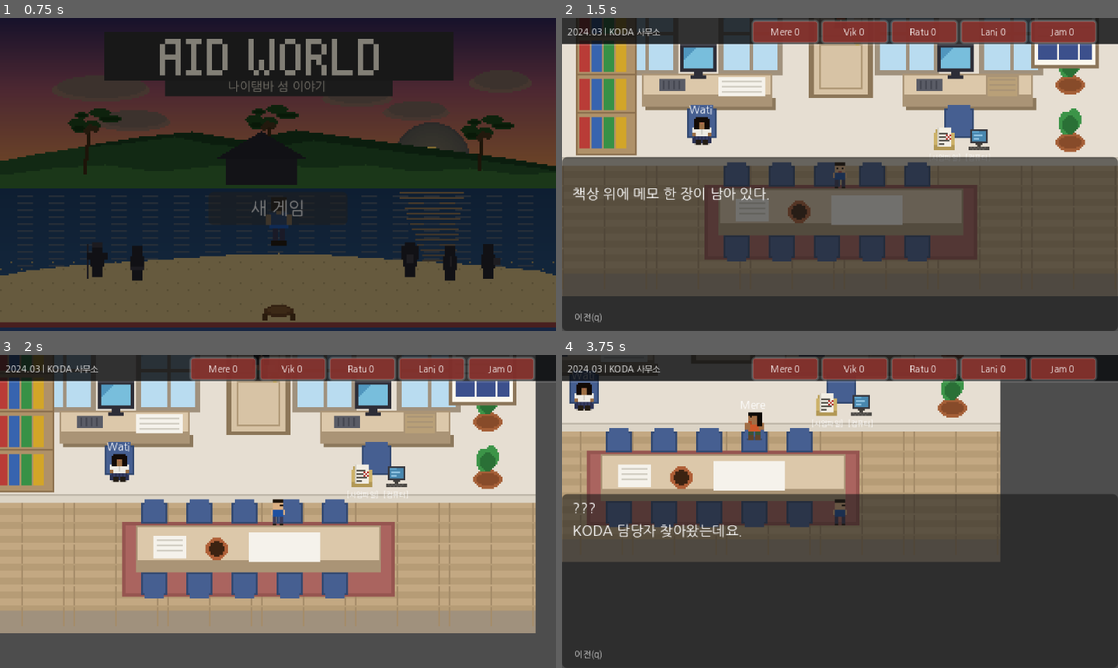
Above: before the commit, frames 1-4 (two rows, left to right).
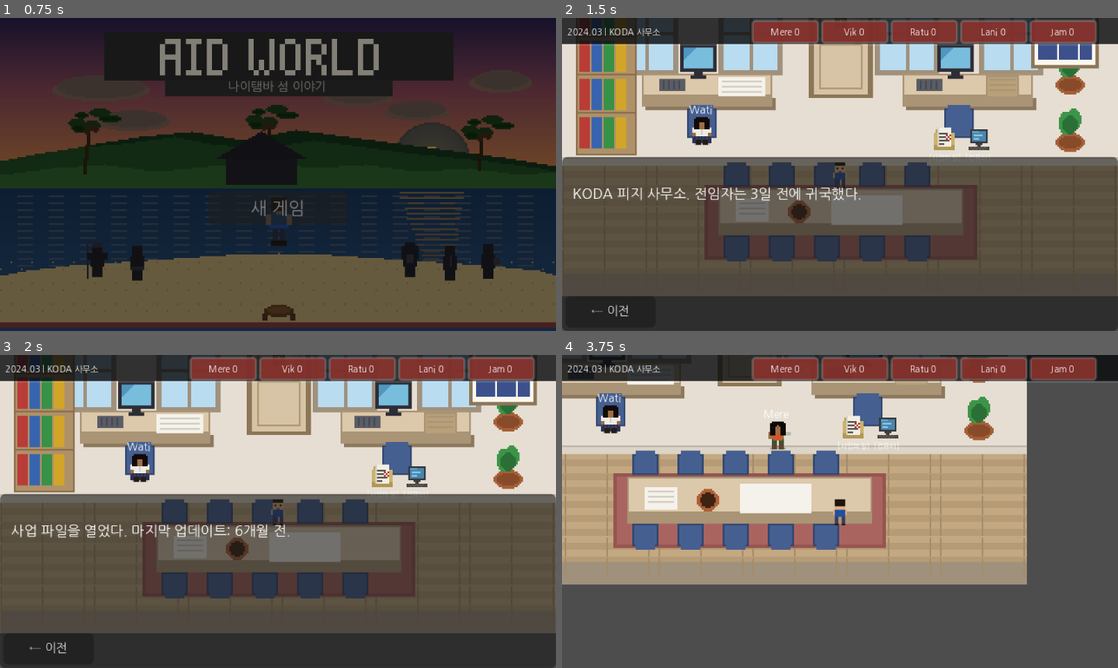
Above: after the commit, the same moments.

Repository: amnotyoung/idc-game
Game: Godot game, scene res://scenes/ui/title_screen.tscn
The game is run twice, just before and just after one commit, with the same random seed, the same clock (stepped at 60 frames per second) and the same inputs.
Inputs (mouse positions are in pixels of both pictures, inside the frame that each line leads up to):
- Up to frame 1 (0.75 s): click "새 게임" at 0.5 s
- Up to frame 2 (1.5 s): tap Enter (ui_accept) at 1.25 s; move the mouse to (962, 158) at 1.27 s; hold Right (ui_right) from 1.28 s (still down); hold Shift from 1.28 s (still down); click (962, 158) at 1.42 s
- Up to frame 3 (2 s): keep holding Right (ui_right); keep holding Shift; tap Enter (ui_accept) at 1.52, 1.55, 1.82 s
- Up to frame 4 (3.75 s): move the mouse to (728, 527) at 2.02 s; release Right (ui_right) at 2.03 s; release Shift at 2.03 s; hold Down (ui_down) 2.03-2.78 s; tap Enter (ui_accept) at 2.1, 2.27, 2.57, 3.05 s; click (728, 527) at 2.17 s; tap Shift at 2.3 s; move the mouse to (895, 442) at 2.77 s; hold Right (ui_right) 2.78-3.53 s; hold Shift 2.78-3.53 s; click (895, 442) at 2.92 s; move the mouse to (812, 574) at 3.52 s; hold Up (ui_up) from 3.53 s (still down); tap Q at 3.6 s; click (812, 574) at 3.67 s

Frame 1 is identical in both runs. In frame 2, 1.1% of the frame differs, in the area x 1-63%, y 3-98%; in frame 3, 72%; in frame 4, 75%, in the area x 0-100%, y 0-100%.

Commit message:
모바일 탭 이동 재설계 + freeze·이전버튼 버그 수정
모바일 컨트롤을 탭 기반으로 재설계:
- 화면 탭으로 이동, NPC 탭하면 다가가 대화 (D-pad/A 오버레이 제거)
- 데스크톱 마우스 클릭 이동도 지원, 웹 터치는 ScreenTouch 직접 처리
- MobileControls autoload 및 관련 README 조작 안내 정리

버그 수정:
- 대화창 '이전' 버튼 클릭이 advance 로 새던 문제: 마우스/터치 진행을
  _unhandled_input 으로 옮겨 버튼이 클릭을 먼저 소비하도록
- 배 이동(sea_cut) 후 섬 재진입 freeze: 무한 tween 을 node-bound 로
  바꿔 죽은 노드 접근 방지 (status_bar 펄스도 동일 예방)
- '이전' 버튼 터치 영역 확대

Co-Authored-By: Claude Opus 4.8 (1M context) <noreply@anthropic.com>

Diff:
--- a/project.godot
+++ b/project.godot
@@ -26,7 +26,6 @@
 TrustManager="*res://scripts/systems/trust_manager.gd"
 SceneManager="*res://scenes/systems/scene_manager.tscn"
 MobileInput="*res://scripts/systems/mobile_input.gd"
-MobileControls="*res://scenes/ui/mobile_controls.tscn"
 
 [display]
 
--- a/scenes/ui/dialogue_box.tscn
+++ b/scenes/ui/dialogue_box.tscn
@@ -42,11 +42,10 @@
 anchor_right = 0.0
 anchor_bottom = 1.0
 offset_left = 2.0
-offset_top = -15.0
-offset_right = 30.0
-offset_bottom = -3.0
-text = "이전(q)"
-theme_override_font_sizes/font_size = 5
-flat = true
+offset_top = -20.0
+offset_right = 54.0
+offset_bottom = -2.0
+text = "← 이전"
+theme_override_font_sizes/font_size = 7
 visible = false
 tooltip_text = "뒤로 (Q)"
--- a/scripts/player/player.gd
+++ b/scripts/player/player.gd
@@ -7,43 +7,137 @@
 @onready var sprite: Sprite2D = $Sprite
 
 # 스프라이트시트 열 순서: 0=하, 1=좌, 2=우, 3=상
-const DIR_FRAME = {
-	"down":  0,
-	"left":  1,
-	"right": 2,
-	"up":    3,
-}
+const DIR_FRAME = {"down": 0, "left": 1, "right": 2, "up": 3}
 
 var _facing: Vector2 = Vector2.DOWN
 
+# 탭/클릭 이동 목표 (모바일 탭 이동 + 데스크톱 마우스 클릭 이동)
+var _has_target: bool = false
+var _move_target: Vector2 = Vector2.ZERO
+var _target_interactable: Node = null
+
 func _ready() -> void:
 	add_to_group("player")
-	MobileInput.accept_pressed.connect(_on_mobile_accept_pressed)
 
 func _physics_process(_delta: float) -> void:
 	if DialogueManager.is_active:
 		velocity = Vector2.ZERO
+		_has_target = false
+		_target_interactable = null
 		return
 
-	var keyboard_direction := Vector2(
+	# 키보드 입력이 있으면 방향 이동이 우선 (탭 목표 취소)
+	var kbd := Vector2(
 		Input.get_axis("ui_left", "ui_right"),
 		Input.get_axis("ui_up", "ui_down")
 	).normalized()
-	var touch_direction := MobileInput.move_vector
-	var direction := touch_direction if touch_direction != Vector2.ZERO else keyboard_direction
 
-	if direction != Vector2.ZERO:
-		_facing = direction
+	if kbd != Vector2.ZERO:
+		_has_target = false
+		_target_interactable = null
+		_facing = kbd
 		interact_ray.target_position = _facing * 14.0
 		_update_sprite()
+		var speed := WALK_SPEED if Input.is_key_pressed(KEY_SHIFT) else RUN_SPEED
+		velocity = kbd * speed
+		move_and_slide()
+	elif _has_target:
+		_move_toward_target()
+	else:
+		velocity = Vector2.ZERO
+		move_and_slide()
 
-	var speed = WALK_SPEED if Input.is_key_pressed(KEY_SHIFT) else RUN_SPEED
-	velocity = direction * speed
+## 탭/클릭으로 지정한 목표를 향해 이동. 상호작용 대상이면 도착 후 말 걸기.
+func _move_toward_target() -> void:
+	var to := _move_target - global_position
+	var dist := to.length()
+	# 대상(NPC/사물)이면 조금 떨어진 곳에서 멈춰 말 걸고, 빈 땅이면 거의 도착까지
+	var stop_dist := 14.0 if _target_interactable != null else 3.0
+	if dist <= stop_dist:
+		velocity = Vector2.ZERO
+		move_and_slide()
+		var target := _target_interactable
+		_has_target = false
+		_target_interactable = null
+		if target != null and is_instance_valid(target) and target.has_method("interact"):
+			_face_toward(target.global_position)
+			target.interact()
+		return
+
+	var dir := to.normalized()
+	_facing = dir
+	interact_ray.target_position = _facing * 14.0
+	_update_sprite()
+	velocity = dir * RUN_SPEED
 	move_and_slide()
+	# 벽에 막혀 더 나아가지 못하면 목표 포기 (무한정 벽에 비비기 방지)
+	if get_real_velocity().length() < 3.0:
+		_has_target = false
+		_target_interactable = null
+
+func _unhandled_input(event: InputEvent) -> void:
+	# 대화 중 입력(진행/뒤로/선택)은 dialogue_box 가 처리
+	if DialogueManager.is_active:
+		return
+	# 화면 탭(모바일 터치) / 마우스 좌클릭(데스크톱) → 이동 또는 대상에게 다가가 말 걸기
+	# 웹 모바일에서 터치가 마우스로 에뮬되지 않을 수 있어 InputEventScreenTouch 도 직접 처리
+	var tap_pos := Vector2.INF
+	if event is InputEventMouseButton and event.pressed and event.button_index == MOUSE_BUTTON_LEFT:
+		tap_pos = event.position
+	elif event is InputEventScreenTouch and event.pressed:
+		tap_pos = event.position
+	if tap_pos != Vector2.INF:
+		# 스크린 좌표 → 월드 좌표 (카메라 반영)
+		_on_world_tap(get_viewport().get_canvas_transform().affine_inverse() * tap_pos)
+		return
+	# 키보드 상호작용 (스페이스/엔터) — 바라보는 방향의 대상
+	if event.is_action_pressed("ui_accept"):
+		_try_interact()
+
+## 탭한 월드 좌표 근처에 상호작용 대상이 있으면 그쪽으로, 없으면 그 지점으로 이동.
+func _on_world_tap(world_pos: Vector2) -> void:
+	var hit := _find_interactable_at(world_pos)
+	if hit != null:
+		_target_interactable = hit
+		_move_target = hit.global_position
+	else:
+		_target_interactable = null
+		_move_target = world_pos
+	_has_target = true
+
+func _find_interactable_at(world_pos: Vector2) -> Node:
+	var space := get_world_2d().direct_space_state
+	var params := PhysicsShapeQueryParameters2D.new()
+	var circle := CircleShape2D.new()
+	circle.radius = 12.0
+	params.shape = circle
+	params.transform = Transform2D(0.0, world_pos)
+	params.collide_with_bodies = true
+	params.collide_with_areas = true
+	for h: Dictionary in space.intersect_shape(params, 8):
+		var c: Object = h.get("collider")
+		if c != null and c != self and c.has_method("interact"):
+			return c
+	return null
+
+func _try_interact() -> void:
+	if not interact_ray.is_colliding():
+		return
+	var target = interact_ray.get_collider()
+	if target and target.has_method("interact"):
+		target.interact()
 
 func face(dir_name: String) -> void:
 	var col: int = DIR_FRAME.get(dir_name, 0)
 	sprite.region_rect = Rect2(col * 16, 0, 16, 16)
+
+func _face_toward(target_pos: Vector2) -> void:
+	var d := target_pos - global_position
+	if abs(d.x) > abs(d.y):
+		_facing = Vector2.RIGHT if d.x > 0.0 else Vector2.LEFT
+	else:
+		_facing = Vector2.DOWN if d.y > 0.0 else Vector2.UP
+	_update_sprite()
 
 func _update_sprite() -> void:
 	var dir_name := "down"
@@ -51,20 +145,4 @@
 	elif _facing.y > 0.5:   dir_name = "down"
 	elif _facing.x < -0.5:  dir_name = "left"
 	elif _facing.x > 0.5:   dir_name = "right"
-	var col: int = DIR_FRAME[dir_name]
-	sprite.region_rect = Rect2(col * 16, 0, 16, 16)
-
-func _unhandled_input(event: InputEvent) -> void:
-	if event.is_action_pressed("ui_accept"):
-		_try_interact()
-
-func _on_mobile_accept_pressed() -> void:
-	if not DialogueManager.is_active:
-		_try_interact()
-
-func _try_interact() -> void:
-	if not interact_ray.is_colliding():
-		return
-	var target = interact_ray.get_collider()
-	if target and target.has_method("interact"):
-		target.interact()
+	sprite.region_rect = Rect2(DIR_FRAME[dir_name] * 16, 0, 16, 16)
--- a/scripts/ui/dialogue_box.gd
+++ b/scripts/ui/dialogue_box.gd
@@ -46,11 +46,6 @@
 
 	# 엔터/스페이스 — 대화 진행
 	if event.is_action_pressed("ui_accept"):
-		DialogueManager.advance()
-		get_viewport().set_input_as_handled()
-
-	# 마우스 클릭 — 대화 진행
-	if event is InputEventMouseButton and event.pressed and event.button_index == MOUSE_BUTTON_LEFT:
 		DialogueManager.advance()
 		get_viewport().set_input_as_handled()
 
@@ -110,6 +105,19 @@
 	if DialogueManager.is_active and DialogueManager.can_go_back():
 		DialogueManager.go_back()
 
+## 마우스/터치 클릭으로 대화 진행 — _unhandled_input 이라 '이전' 같은 버튼이
+## 먼저 클릭을 소비하면 여기엔 오지 않음 (버튼 클릭이 advance 로 새는 것 방지)
+func _unhandled_input(event: InputEvent) -> void:
+	if not DialogueManager.is_active or not panel.visible:
+		return
+	# 선택지 표시 중엔 선택지 버튼이 처리 (여기서 진행 안 함)
+	if choices_container.visible and choices_container.get_child_count() > 0:
+		return
+	if (event is InputEventMouseButton and event.pressed and event.button_index == MOUSE_BUTTON_LEFT) \
+			or (event is InputEventScreenTouch and event.pressed):
+		DialogueManager.advance()
+		get_viewport().set_input_as_handled()
+
 func _clear_choices() -> void:
 	for child in choices_container.get_children():
 		choices_container.remove_child(child)
--- a/scripts/ui/status_bar.gd
+++ b/scripts/ui/status_bar.gd
@@ -133,7 +133,7 @@
 	# 상승은 따뜻한 빛, 하락은 붉은 빛으로 짧게 빛났다가 원복
 	if delta != 0:
 		panel.modulate = Color(1.5, 1.5, 1.2) if delta > 0 else Color(1.7, 0.7, 0.7)
-		var tw := get_tree().create_tween()
+		var tw := panel.create_tween()
 		tw.tween_property(panel, "modulate", Color(1, 1, 1), 0.5)
 
 func _tier_label(value: int) -> String:
--- a/scripts/world/suva_street.gd
+++ b/scripts/world/suva_street.gd
@@ -43,8 +43,8 @@
 	if TrustManager.has_flag("ch4_consent_submitted") and not TrustManager.has_flag("ch5_started"):
 		var koda_hint: Label = get_node("Doors/DoorKODA/Hint")
 		koda_hint.text = "▲ KODA 사무소 [회의]"
-		# 깜빡임 효과
-		var tween = get_tree().create_tween().set_loops()
+		# 깜빡임 효과 — node-bound tween (씬 전환으로 koda_hint 파괴 시 자동 정리)
+		var tween = koda_hint.create_tween().set_loops()
 		tween.tween_property(koda_hint, "modulate:a", 0.3, 0.6)
 		tween.tween_property(koda_hint, "modulate:a", 1.0, 0.6)
 
Not shown, changed: README.md
